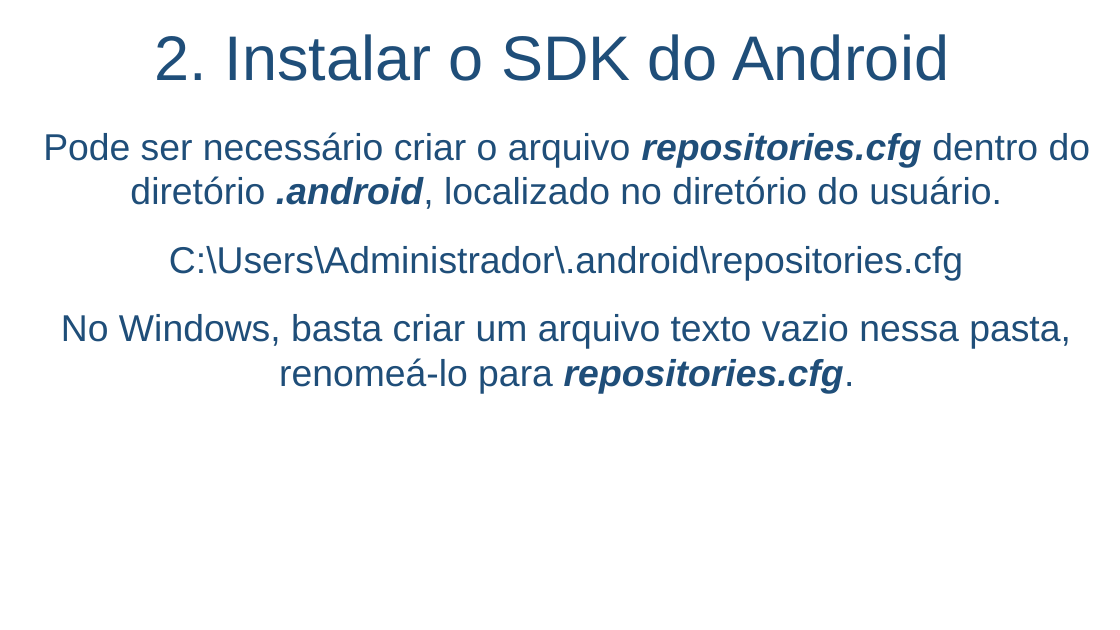
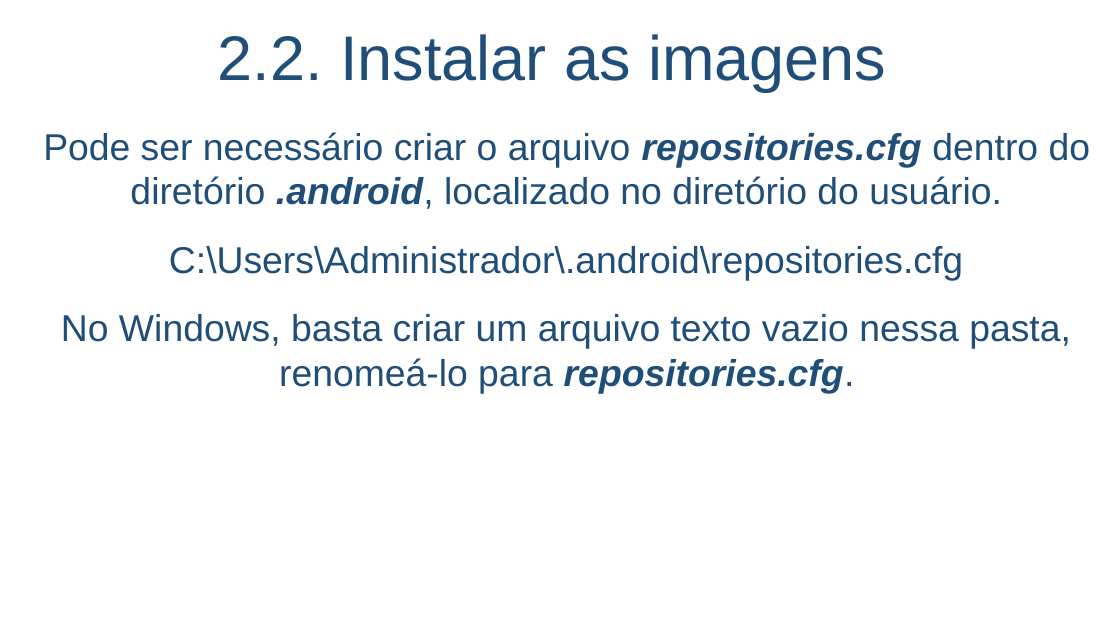
Before and after one commit to salmo-jr/public-slides, a slide deck: slide 16 of building-games-for-Android.pptx (slide 15 before the commit). Drawn at 1120x630 pixels with LibreOffice and Linux fonts; fonts in the diff are those of the drawing; background and template pictures are left out. Boxes give left, top, right and bottom in pixels: in the first picture for what was removed or moved away, otherwise in the second. Text is boxed around its words. In the diff, an @@ line names an element or a change of style, - is before the commit and + after.

```diff
--- a/building-games-for-Android.pptx
+++ b/building-games-for-Android.pptx
@@ title at (x1=218, y1=34, x2=886, y2=91): text changed @@
-2. Instalar o SDK do Android
+2.2. Instalar as imagens
```
Also in this commit, not shown: 19 other slides changed, 3 slides added, 2 slides removed.
